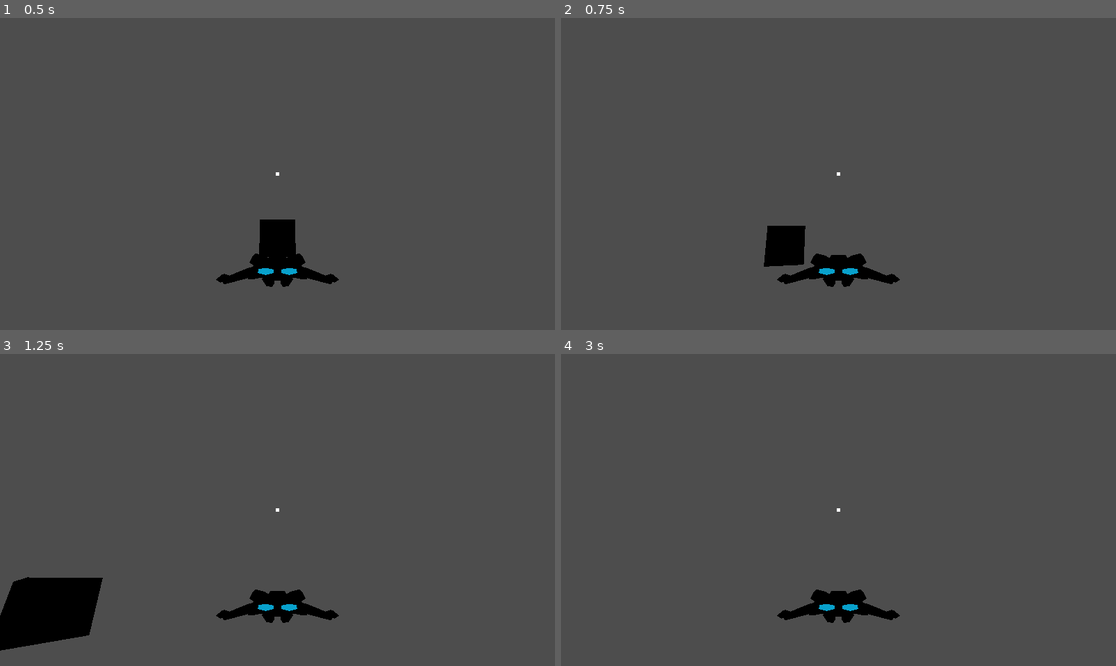
Above: before the commit, frames 1-4 (two rows, left to right).
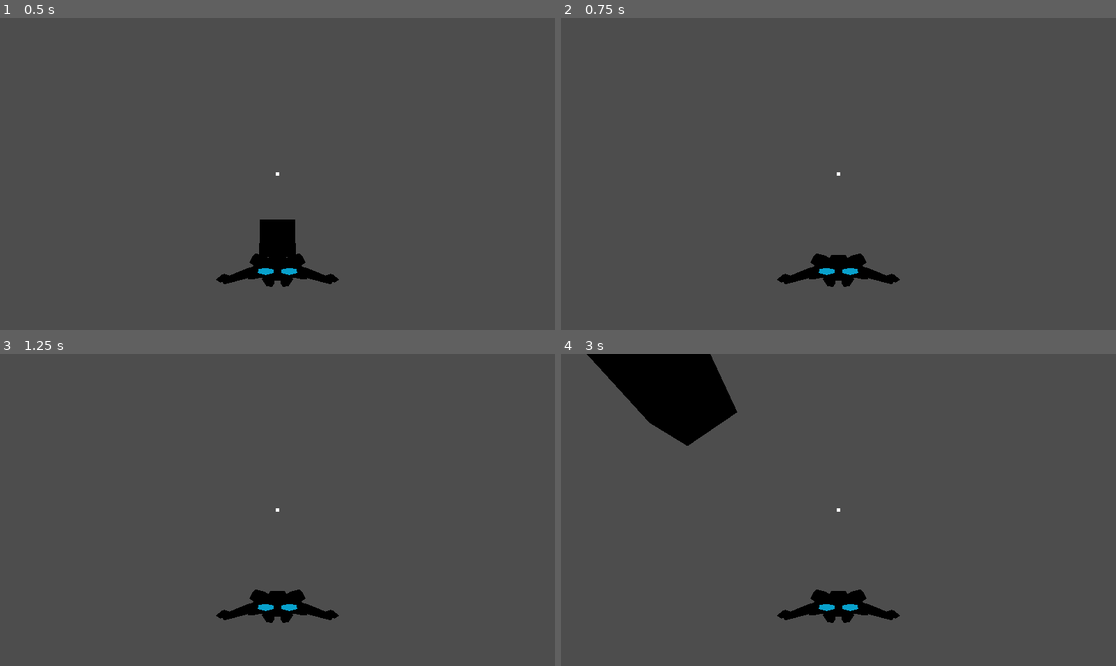
Above: after the commit, the same moments.

Repository: RyanRemer/ship_controller
Game: Godot game, scene res://main.tscn
Two runs of this game, one before a commit and one after it. Both use one fixed random seed, a clock stepped at 60 frames per second and the inputs below.
Inputs (mouse positions are in pixels of both pictures, inside the frame that each line leads up to):
- Up to frame 1 (0.5 s): no input
- Up to frame 2 (0.75 s): tap Enter at 0.5 s; move the mouse to (960, 158) at 0.52 s; hold Right (ui_right) from 0.53 s (still down)
- Up to frame 3 (1.25 s): keep holding Right (ui_right)
- Up to frame 4 (3 s): move the mouse to (727, 525) at 1.27 s; release Right (ui_right) at 1.28 s; hold Down (ui_down) 1.28-2.03 s; move the mouse to (894, 441) at 2.02 s; hold Right (ui_right) 2.03-2.78 s; move the mouse to (810, 572) at 2.77 s; hold Up (ui_up) from 2.78 s (still down)

Frame 1 is identical in both runs. In frame 2, 0.9% of the frame differs, in the area x 36-45%, y 66-80%; in frame 3, 3.4%; in frame 4, 4.7%, in the area x 4-32%, y 0-30%.

Commit message:
controls v3 weird x rotation at high or low y levels

Diff:
--- a/main.tscn
+++ b/main.tscn
@@ -1,6 +1,6 @@
 [gd_scene load_steps=5 format=3 uid="uid://60fcav7t7c4v"]
 
-[ext_resource type="Script" path="res://player_v2.gd" id="1_bixrb"]
+[ext_resource type="Script" path="res://player_v3.gd" id="1_jkf0j"]
 [ext_resource type="ArrayMesh" uid="uid://xmaw2dkcjt8o" path="res://assets/ship3_mesh.tres" id="2_885sf"]
 
 [sub_resource type="SphereShape3D" id="SphereShape3D_v33p8"]
@@ -11,7 +11,7 @@
 [node name="Main" type="Node3D"]
 
 [node name="Player" type="CharacterBody3D" parent="."]
-script = ExtResource("1_bixrb")
+script = ExtResource("1_jkf0j")
 
 [node name="ShipBody" type="MeshInstance3D" parent="Player"]
 transform = Transform3D(0.17, 0, 0, 0, 0.17, 0, 0, 0, 0.17, 0, 0, 0)
--- /dev/null
+++ b/player_v3.gd
@@ -0,0 +1,19 @@
+extends CharacterBody3D
+
+# accumulators
+var rot_x = 0
+var rot_y = 0
+
+func _input(event):
+	if event is InputEventMouseMotion:
+		# modify accumulated mouse rotation
+		rot_x += event.relative.x * -0.01
+		rot_y += event.relative.y * 0.01
+		transform.basis = Basis() # reset rotation
+		rotate_object_local(Vector3(0, 1, 0), rot_x) # first rotate in Y
+		rotate_object_local(Vector3(1, 0, 0), rot_y) # then rotate in X
+
+func _process(delta):
+	var input_thrust = Input.get_axis("ui_down", "ui_up");
+	velocity = transform.basis.z * 30.0 * input_thrust;
+	move_and_slide();
